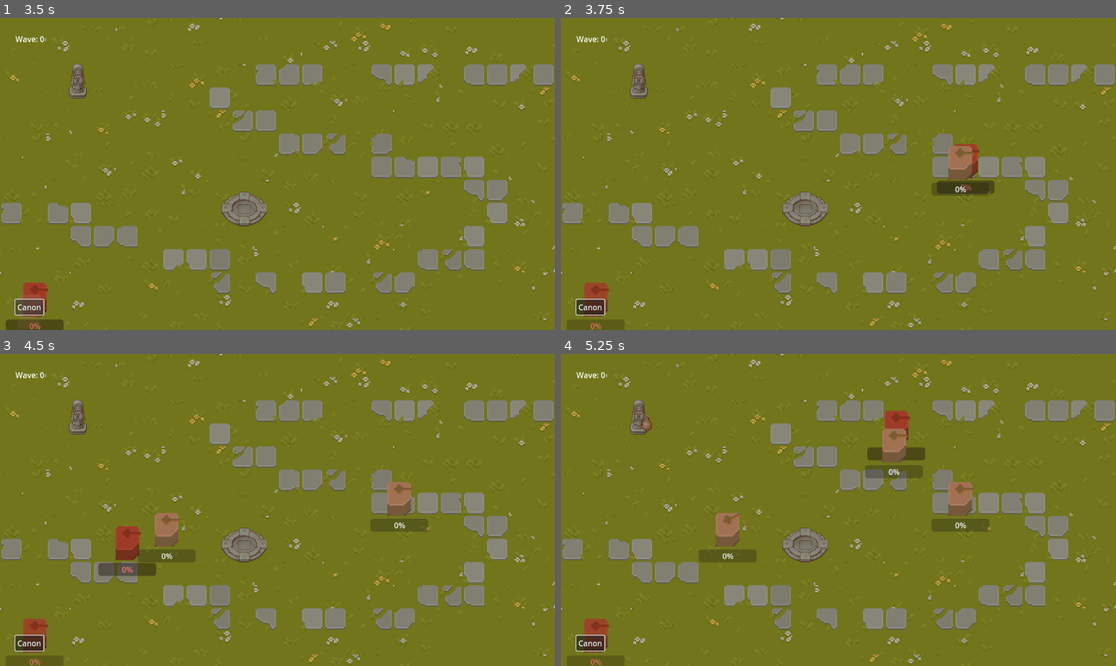
Above: before the commit, frames 1-4 (two rows, left to right).
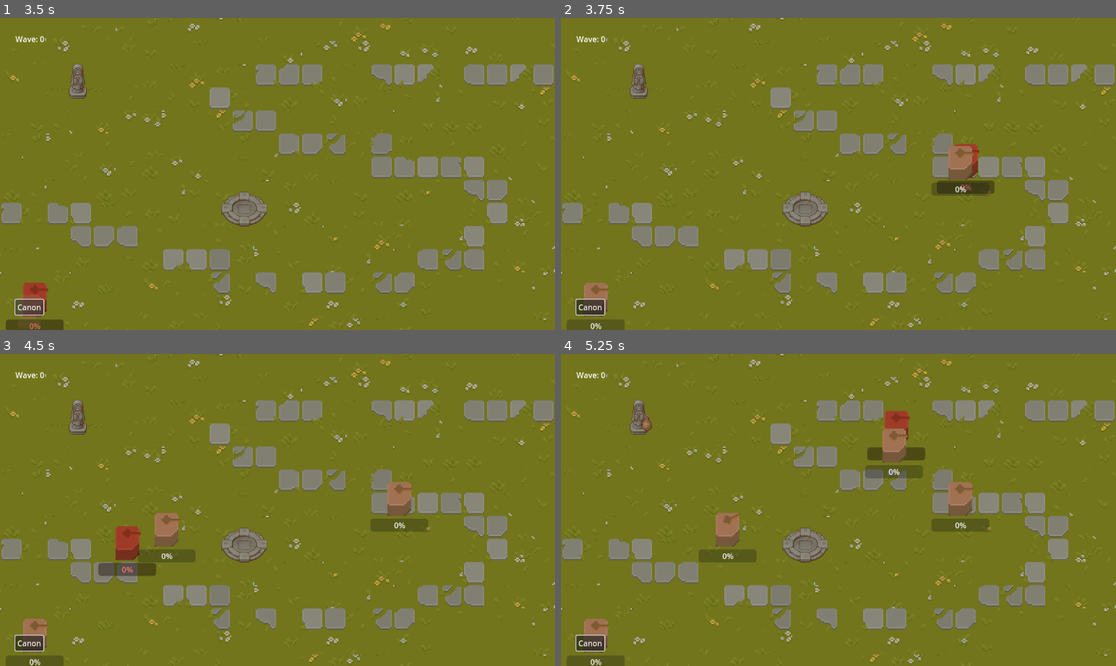
Above: after the commit, the same moments.

Repository: Kinsteen/tower-defense
Game: Godot game, scene res://Main.tscn
Same seed, same stepped clock (60 frames per second), same inputs: the game is played once before the commit and once after it.
Inputs (mouse positions are in pixels of both pictures, inside the frame that each line leads up to):
- Up to frame 1 (3.5 s): click "Play" at 0.5 s; click "Canon" at 1.25 s; click "Canon" at 2 s; click "Canon" at 2.75 s
- Up to frame 2 (3.75 s): tap Enter at 3.5 s; move the mouse to (960, 158) at 3.52 s; hold Shift from 3.53 s (still down); click (960, 158) at 3.67 s
- Up to frame 3 (4.5 s): release Shift at 4.25 s; tap Space at 4.25 s; drag from (166, 525) to (33, 631) at 4.27 s
- Up to frame 4 (5.25 s): tap Enter at 5 s; move the mouse to (894, 441) at 5.02 s; tap Ctrl at 5.1 s; click (894, 441) at 5.17 s

Frame 1 is identical in both runs. In frame 2, 0.3% of the frame differs, in the area x 4-9%, y 84-100%; in frame 3, 0.3%; in frame 4, 0.3%.

Commit message:
Fix building being still red when they shouldn't

Diff:
--- a/scripts/Building.gd
+++ b/scripts/Building.gd
@@ -29,6 +29,11 @@
 
 # Called every frame. 'delta' is the elapsed time since the previous frame.
 func _process(delta):
+	if state == State.MOVING:
+		self.set_modulate(Color(1, 1, 1, 0.3))
+	elif state == State.IDLE:
+		self.set_modulate(Color(1, 1, 1, 1))
+
 	if can_place != null:
 		if not can_place.call(self):
 			self.set_modulate(Color(1, .5, .5, 0.8))
@@ -53,10 +58,8 @@
 func _on_state_changed(old, new):
 	if new == State.MOVING:
 		set_physics_process(false)
-		self.set_modulate(Color(1, 1, 1, 0.3))
 	elif new == State.IDLE:
 		set_physics_process(true)
-		self.set_modulate(Color(1, 1, 1, 1))
 
 func is_in_rect(sprite: Sprite2D, position: Vector2):
 	return sprite.get_rect().has_point(to_local(position) / Vector2(sprite.scale.x, sprite.scale.y))
